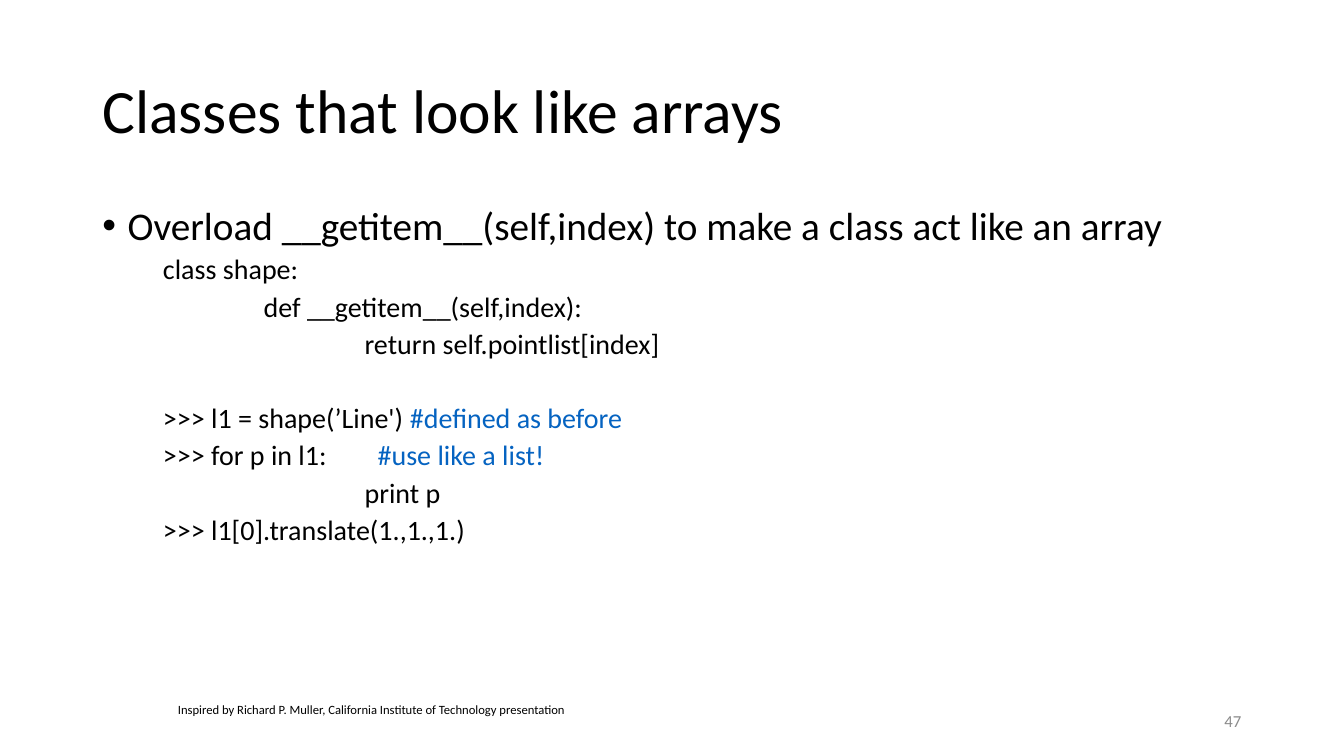
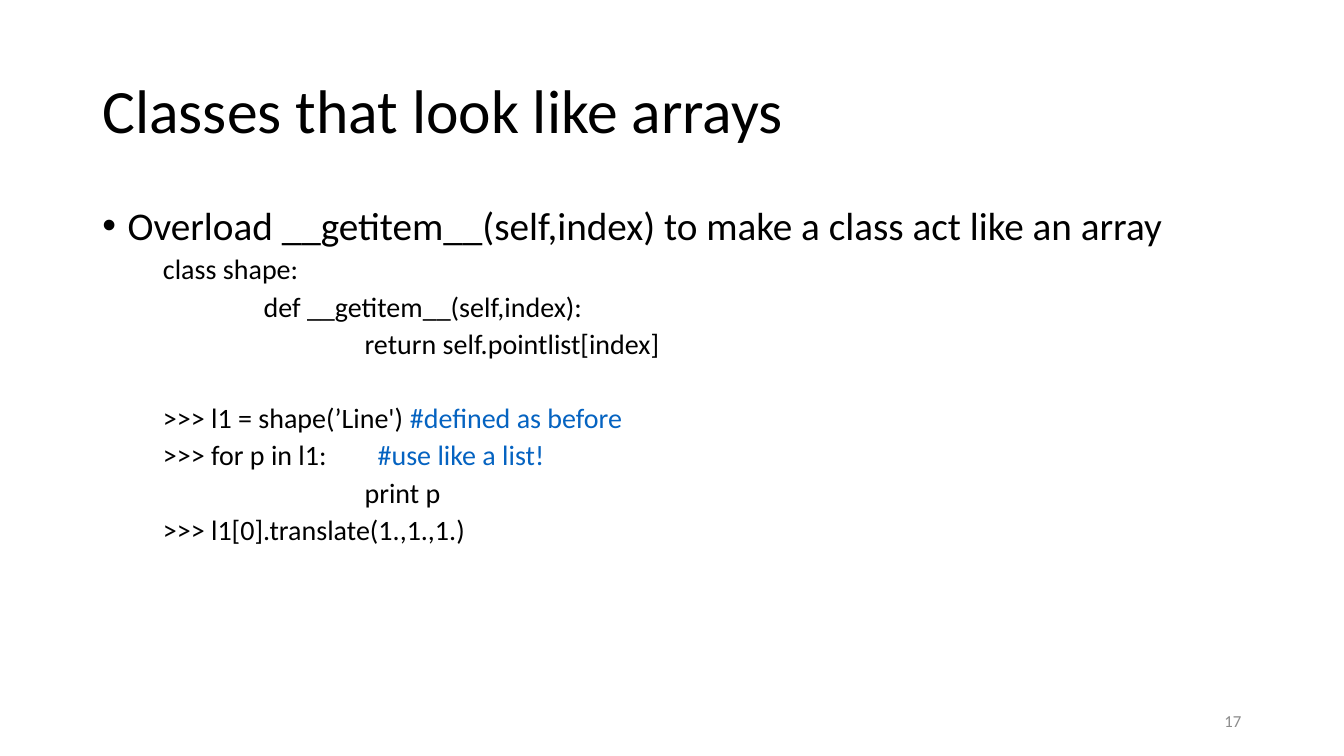
Before and after one commit to priorfire4411/python_for_analytics, a slide deck: slide 17 of presentation/MSCA_37014_v1.pptx (slide 47 before the commit). Drawn at 1344x756 pixels with LibreOffice and Linux fonts; fonts in the diff are those of the drawing. Boxes give left, top, right and bottom in pixels: in the first picture for what was removed or moved away, otherwise in the second. Text is boxed around its words. In the diff, an @@ line names an element or a change of style, - is before the commit and + after.

```diff
--- a/presentation/MSCA_37014_v1.pptx
+++ b/presentation/MSCA_37014_v1.pptx
@@ text removed at (178,705,564,716) @@
-Inspired by Richard P. Muller, California Institute of Technology presentation
@@ page number at (1224,716,1241,727): text changed @@
-47
+17
```
Also in this commit, not shown: 14 other slides changed, 5 slides added, 120 slides removed, 13 other files.
